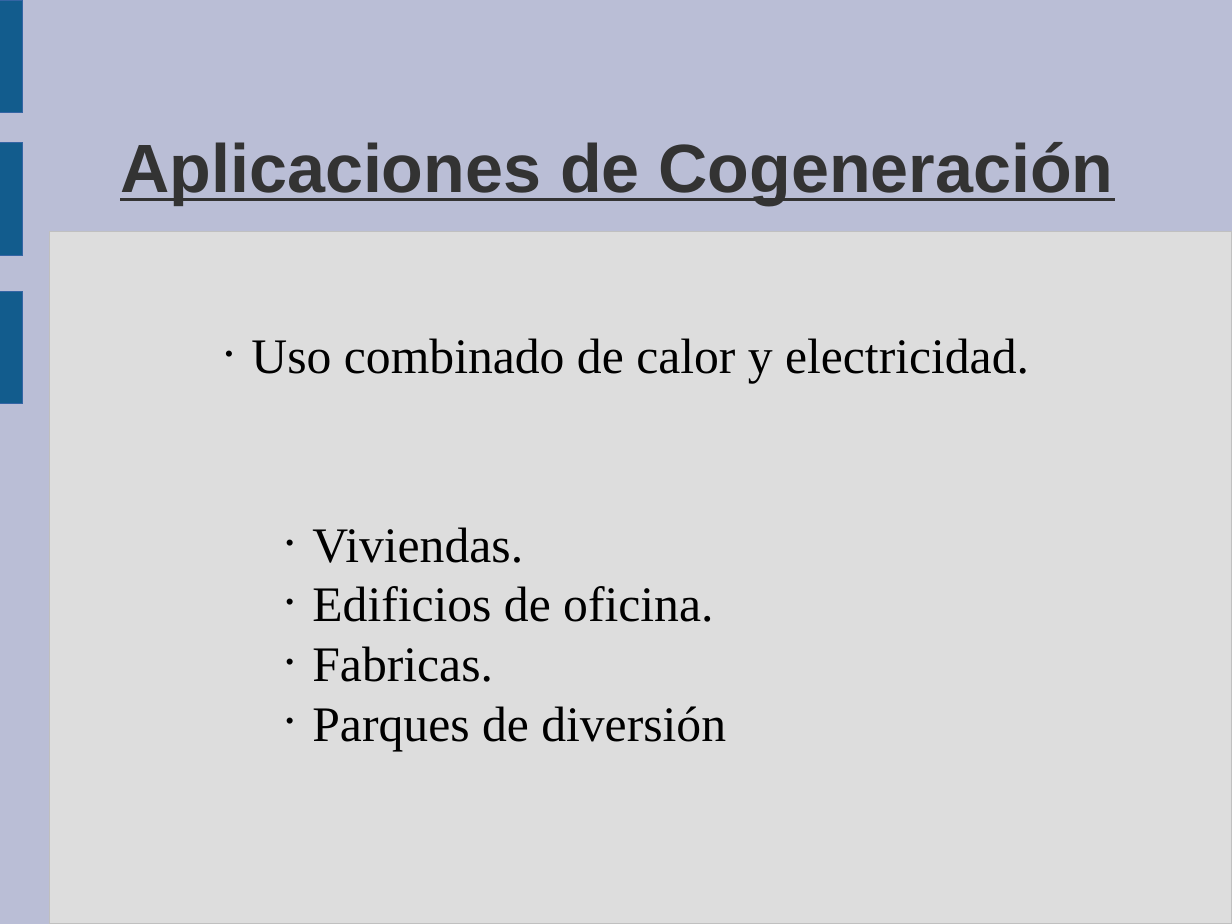
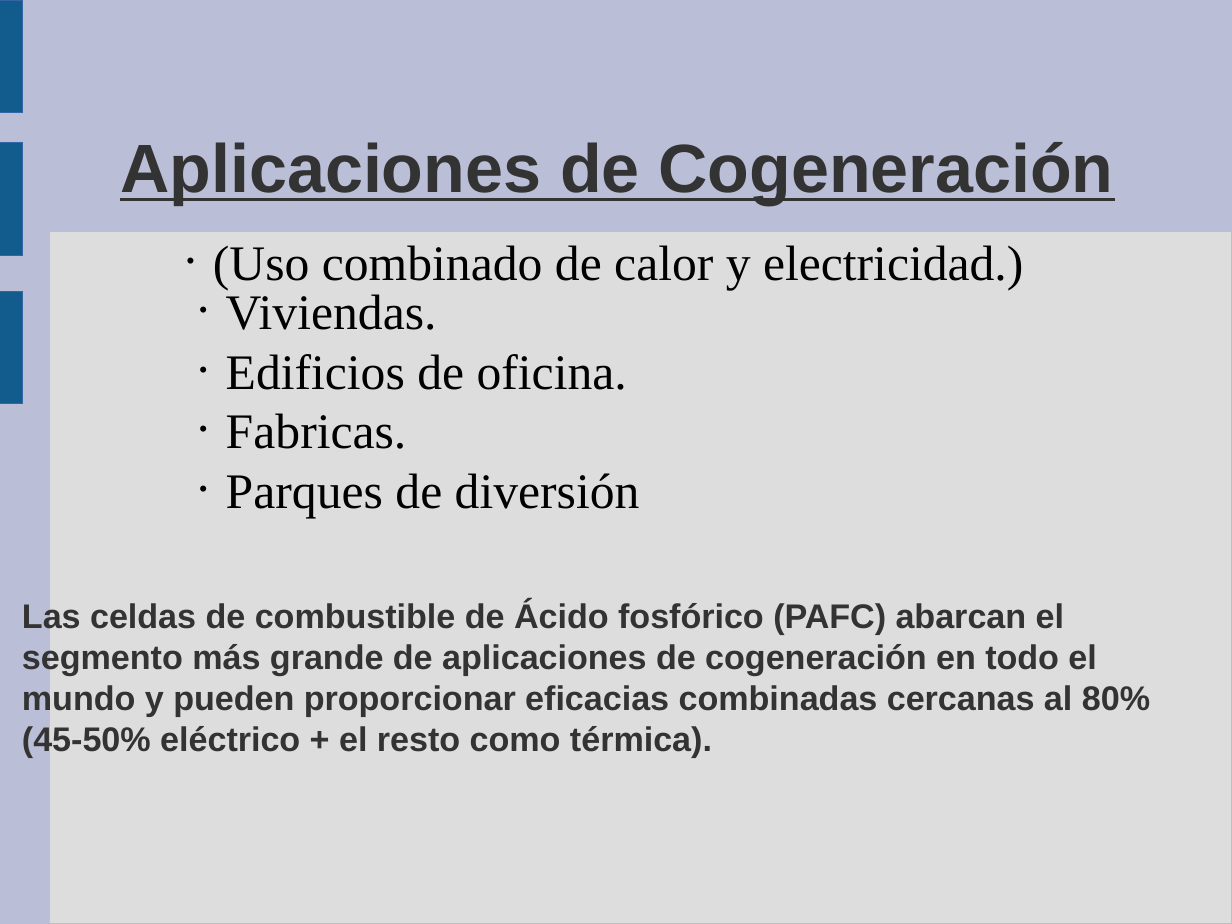
Before and after one commit to guanucoluis/proyecto5r1, a slide deck: slide 2 of Catedras/Tecnologia/MARCO.odp. Drawn at 1232x924 pixels with LibreOffice and Linux fonts; fonts in the diff are those of the drawing. Boxes give left, top, right and bottom in pixels: in the first picture for what was removed or moved away, otherwise in the second. Text is boxed around its words. In the diff, an @@ line names an element or a change of style, - is before the commit and + after.

```diff
--- a/Catedras/Tecnologia/MARCO.odp
+++ b/Catedras/Tecnologia/MARCO.odp
@@ subtitle "Viviendas." rewrapped from bbox=[312, 527, 726, 751] to bbox=[226, 290, 640, 518] @@
@@ text at bbox=[213, 245, 1023, 291]: text changed @@
-• Uso combinado de calor y electricidad.
+• (Uso combinado de calor y electricidad.)
@@ title added at bbox=[22, 601, 1150, 758], 22 pt, text #333333, bold @@
+Las celdas de combustible de Ácido fosfórico (PAFC) abarcan el segmento más grande de aplicaciones de cogeneración en todo el mundo y pueden proporcionar eficacias combinadas cercanas al 80% (45-50% eléctrico + el resto como térmica).
```
Also in this commit, not shown: 11 other slides changed, 5 slides added, 4 slides removed, 4 other files.
